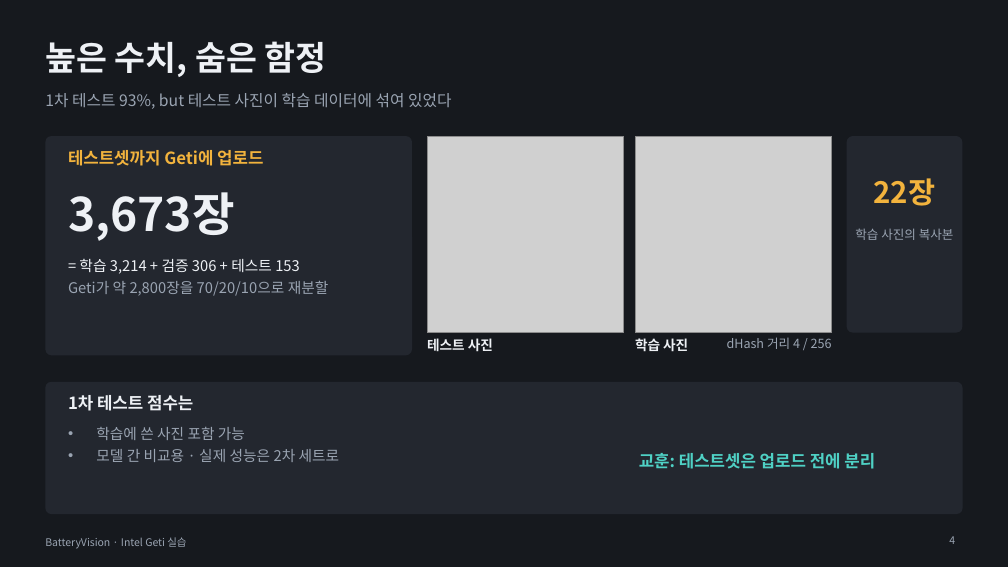
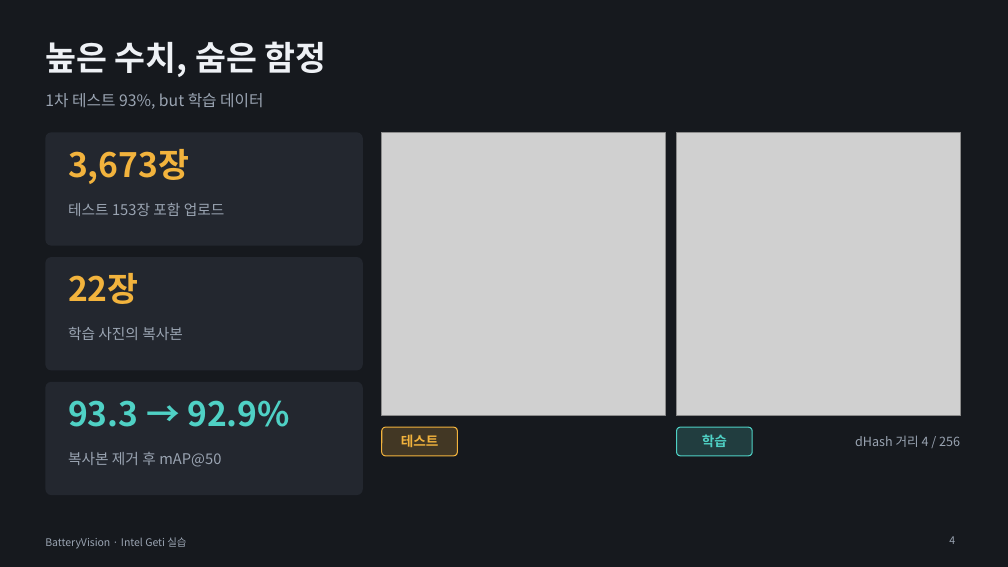
Before and after one commit to se4nchoi/batteryvision, a slide deck: slide 4 of docs/submission/BatteryVision_발표.pptx. Drawn at 1008x567 pixels with LibreOffice and Linux fonts; fonts in the diff are those of the drawing; grey boxes stand for pictures. Boxes give left, top, right and bottom in pixels: in the first picture for what was removed or moved away, otherwise in the second. Text is boxed around its words. In the diff, an @@ line names an element or a change of style, - is before the commit and + after.

```diff
--- a/docs/submission/BatteryVision_발표.pptx
+++ b/docs/submission/BatteryVision_발표.pptx
@@ text at [45,93,263,109]: text changed @@
-1차 테스트 93%, but 테스트 사진이 학습 데이터에 섞여 있었다
+1차 테스트 93%, but 학습 데이터
@@ rounded rectangle: place and size @@
-rounded rectangle at [45,136,412,355]
+rounded rectangle at [45,132,363,246]
@@ rounded rectangle at [45,132,363,246]: proportions changed @@
@@ text "3,673장": place and size @@
-text "3,673장" at [68,192,235,241]
+text "3,673장" at [68,149,189,184]
@@ text "3,673장" at [68,149,189,184]: size 44 to 32 pt, text colour #EEF1F5 to #F2B33D @@
@@ picture: place and size @@
-picture at [427,136,624,333]
+picture at [382,132,665,416]
@@ picture: place and size @@
-picture at [635,136,832,333]
+picture at [677,132,960,416]
@@ rounded rectangle removed at [847,136,963,333] @@
@@ text at [68,203,225,216]: text changed; size 16 to 14 pt; text colour #F2B33D to #9AA4B2; bold off @@
-테스트셋까지 Geti에 업로드
+테스트 153장 포함 업로드
@@ rounded rectangle added at [45,257,363,371], fill #23272F @@
@@ text "22장": place and size @@
-text "22장" at [874,178,936,206]
+text "22장" at [68,273,139,304]
@@ text "22장" at [68,273,139,304]: size 28 to 32 pt; alignment centre to left @@
@@ text removed at [68,259,329,296] @@
-= 학습 3,214 + 검증 306 + 테스트 153
-Geti가 약 2,800장을 70/20/10으로 재분할
@@ text "학습 사진의 복사본": place and size @@
-text "학습 사진의 복사본" at [855,228,954,240]
+text "학습 사진의 복사본" at [68,327,183,340]
@@ text "학습 사진의 복사본" at [68,327,183,340]: size 12 to 14 pt; alignment centre to left @@
@@ rounded rectangle removed at [45,382,963,514] @@
@@ rounded rectangle added at [45,382,363,495], fill #23272F @@
@@ text removed at [68,395,193,411] @@
-1차 테스트 점수는
@@ text added at [68,400,290,427], 32 pt, text #4FD1C5, bold @@
+93.3 → 92.9%
@@ text removed at [96,427,340,462] @@
-• 학습에 쓴 사진 포함 가능
-• 모델 간 비교용 · 실제 성능은 2차 세트로
@@ rounded rectangle added at [382,427,457,456], fill #F2B33D at 20% opacity, outline #F2B33D 1 pt @@
@@ text at [401,434,439,447]: text changed; text colour #EEF1F5 to #F2B33D @@
-테스트 사진
+테스트
@@ vertical alignment top to middle in 3 elements at [855,435,960,447], [401,434,439,447], [702,434,727,447] @@
@@ rounded rectangle added at [677,427,752,456], fill #4FD1C5 at 20% opacity, outline #4FD1C5 1 pt @@
@@ text at [702,434,727,447]: text changed; text colour #EEF1F5 to #4FD1C5 @@
-학습 사진
+학습
@@ text "dHash 거리 4 / 256": place and size @@
-text "dHash 거리 4 / 256" at [727,337,832,349]
+text "dHash 거리 4 / 256" at [855,435,960,447]
@@ text added at [68,452,221,467], 14 pt, text #9AA4B2 @@
+복사본 제거 후 mAP@50
@@ text removed at [639,453,875,469] @@
-교훈: 테스트셋은 업로드 전에 분리
```
Also in this commit, not shown: 10 other slides changed, 2 other files.
